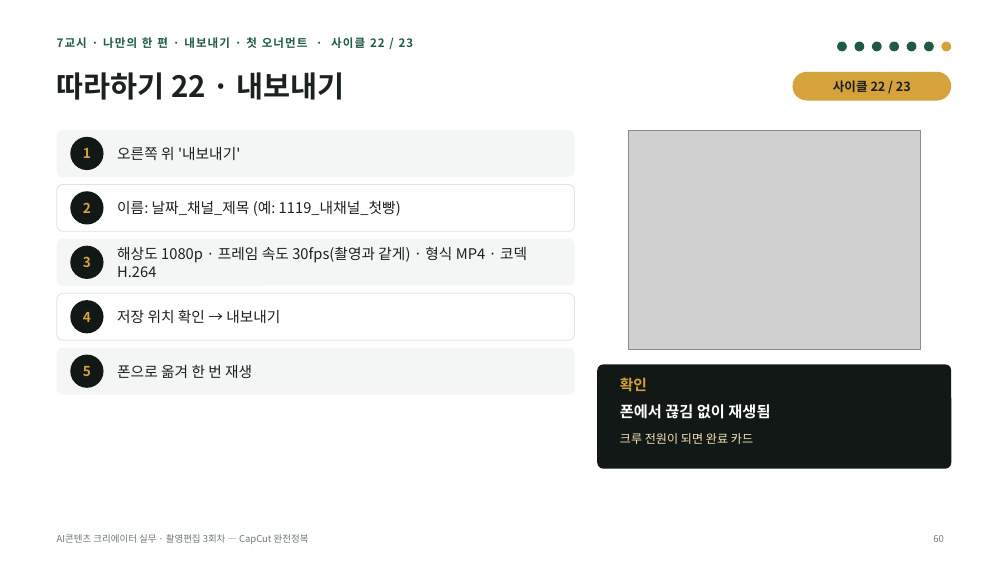
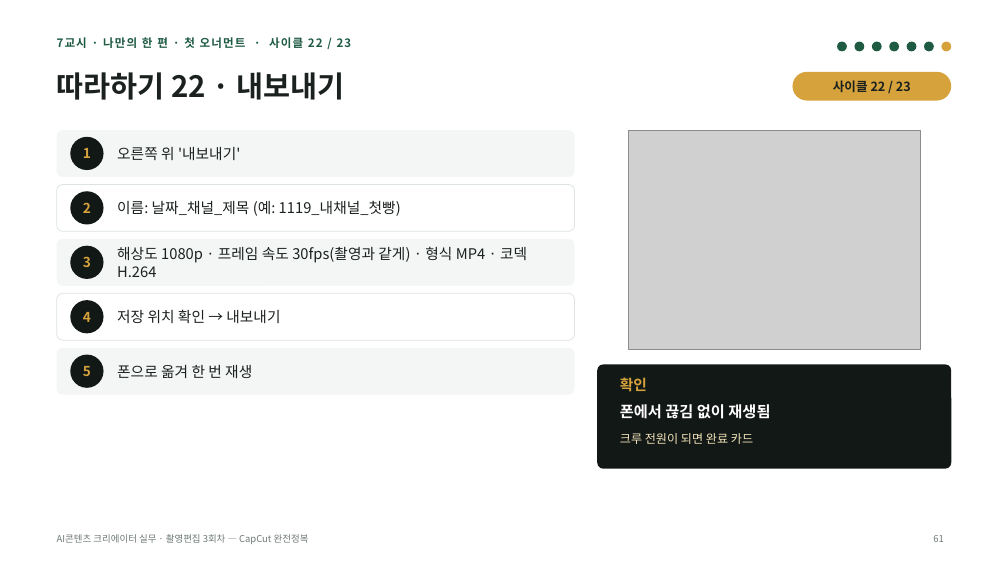
Before and after one commit to yujida/MARUBIT, a slide deck: slide 61 of lectures/03/3회차_CapCut완전정복_슬라이드.pptx (slide 60 before the commit). Drawn at 1008x567 pixels with LibreOffice and Linux fonts; fonts in the diff are those of the drawing; grey boxes stand for pictures. Boxes give left, top, right and bottom in pixels: in the first picture for what was removed or moved away, otherwise in the second. Text is boxed around its words. In the diff, an @@ line names an element or a change of style, - is before the commit and + after.

```diff
--- a/lectures/03/3회차_CapCut완전정복_슬라이드.pptx
+++ b/lectures/03/3회차_CapCut완전정복_슬라이드.pptx
@@ text at box(57, 37, 352, 48): text changed @@
-7교시 · 나만의 한 편 · 내보내기 · 첫 오너먼트 · 사이클 22 / 23
+7교시 · 나만의 한 편 · 첫 오너먼트 · 사이클 22 / 23
@@ page number at box(933, 535, 943, 542): text changed @@
-60
+61
```
Also in this commit, not shown: 7 other slides changed, 1 slide added, 13 other files.
